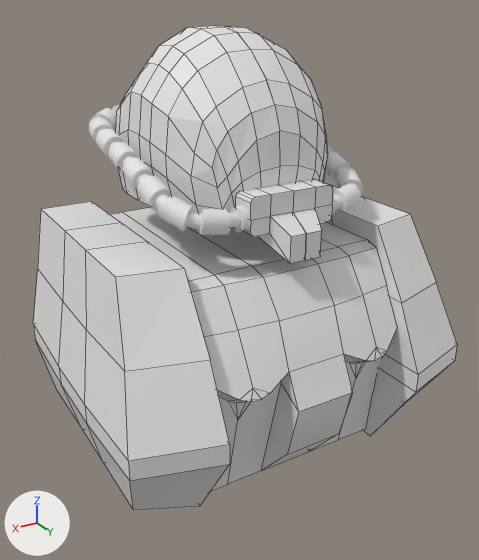
The Blender file zaku.blend: old version first, new version second.
The view is the same before and after, from a camera (50 mm lens) standing at (0.526, 0.867, 2.758) and looking at (0.008, 0.004, 2.327). Arrows for +X, +Y and +Z are at lower left; the lights stay in place. Mesh edges are drawn as thin lines on the coarser meshes.

Names of what the first picture shows: 'BodyBlack', 'Head', 'Mouse', 'MouseHorse', 'MouseHorse.001', '立方体'.
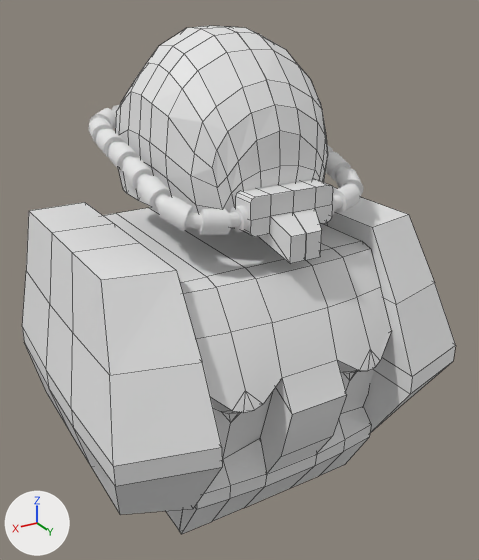
Where the change shows, as pixel boxes [x1, y1, x2, y2] in the pictures (479 x 560 px; the box of a moved part takes in the faces that stretch with it):
'立方体', reshaped, moved: before [33, 186, 457, 510]; after [22, 187, 455, 515]
'BodyBlack', reshaped, moved (14% taller): before [110, 208, 397, 491]; after [103, 208, 392, 530]
'立方体.001', added: after [179, 407, 371, 534]
part 1 of me_立方体_003, moved or reshaped: before [204, 286, 397, 491]; after [166, 287, 392, 530]

The change, as a list of edits to the scene's bpy script:
```text
Change me_立方体_003:
    used by ob_bodyblack; location = (-0.007, -0.039, 2.267); scale = (0.161, 0.161, 0.161)
    remove me_立方体_003.from_pydata(...)  # 100 vertices, 97 faces, 2 loose edges; spans x -1.0..1.1, y -1.2..1.72, z -1.33..0.81
    add me_立方体_003.from_pydata(...)  # 100 vertices, 97 faces, 2 loose edges; spans x -1.0..1.1, y -1.2..1.72, z -1.92..0.81
    me_立方体_003 part 1: 36 of 100 vertices moved; they spanned x -1.0..1.1, y -1.2..1.63, z -1.33..0.07 and now span x -1.0..1.1, y -1.2..1.63, z -1.92..0.04; mean shift (0.0, -0.04, -0.25); largest move (-1.0, 1.13, -1.33) -> (-1.0, 0.88, -1.92)
Change me_立方体_004:
    where me_立方体_004.from_pydata(...)  # 40 vertices, 38 faces; spans x -2.62..-1.47, y -2.03..2.14, z 0.81..4.11
    used by ob_立方体; location = (0.0, 0.0, 1.952); scale = (0.115, 0.115, 0.115)
    me_立方体_004 part 2: all 20 vertices in x -2.62..-2.24, y -2.03..1.82, z 1.01..4.11 are moved by (-0.07, 0.0, 0.0)
Add me_立方体_005:
    me_立方体_005.from_pydata(...)  # 42 vertices, 28 faces, 17 loose edges; spans x -0.83..0.84, y 0.51..0.87, z 0.02..0.87
Change ob_bodyblack:
    ob_bodyblack.location: (-0.007, -0.039, 2.267) -> (0.005, -0.039, 2.267)
Change ob_立方体:
    ob_立方体.location: (0.0, 0.0, 1.952) -> (0.012, 0.0, 1.952)
Add ob_立方体_001:
    ob_立方体_001 = bpy.data.objects.new('立方体.001', me_立方体_005)
    ob_立方体_001.location = (0.011, 0.0, 1.952)
    ob_立方体_001.scale = (0.203, 0.203, 0.203)
```
